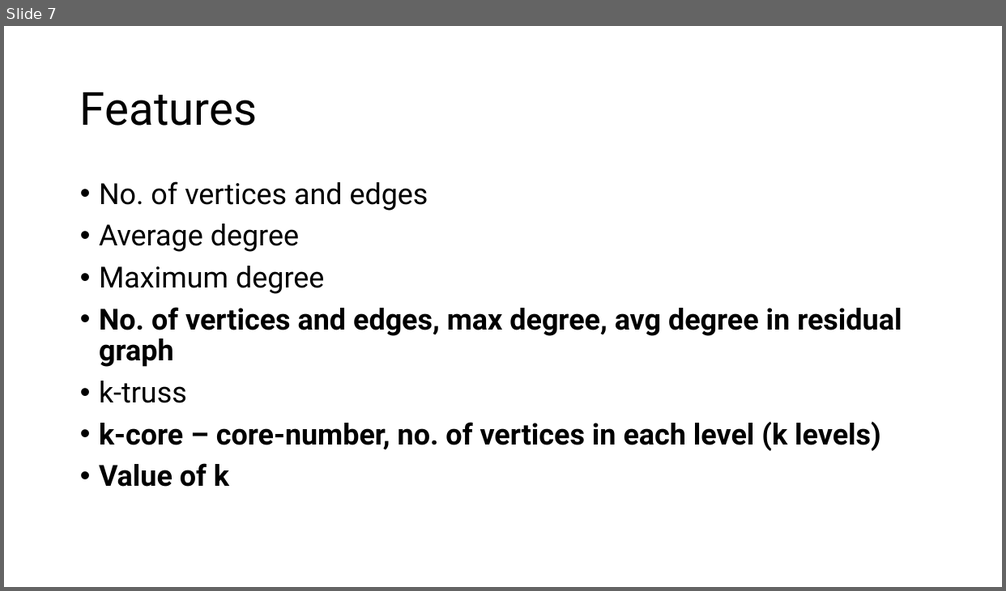
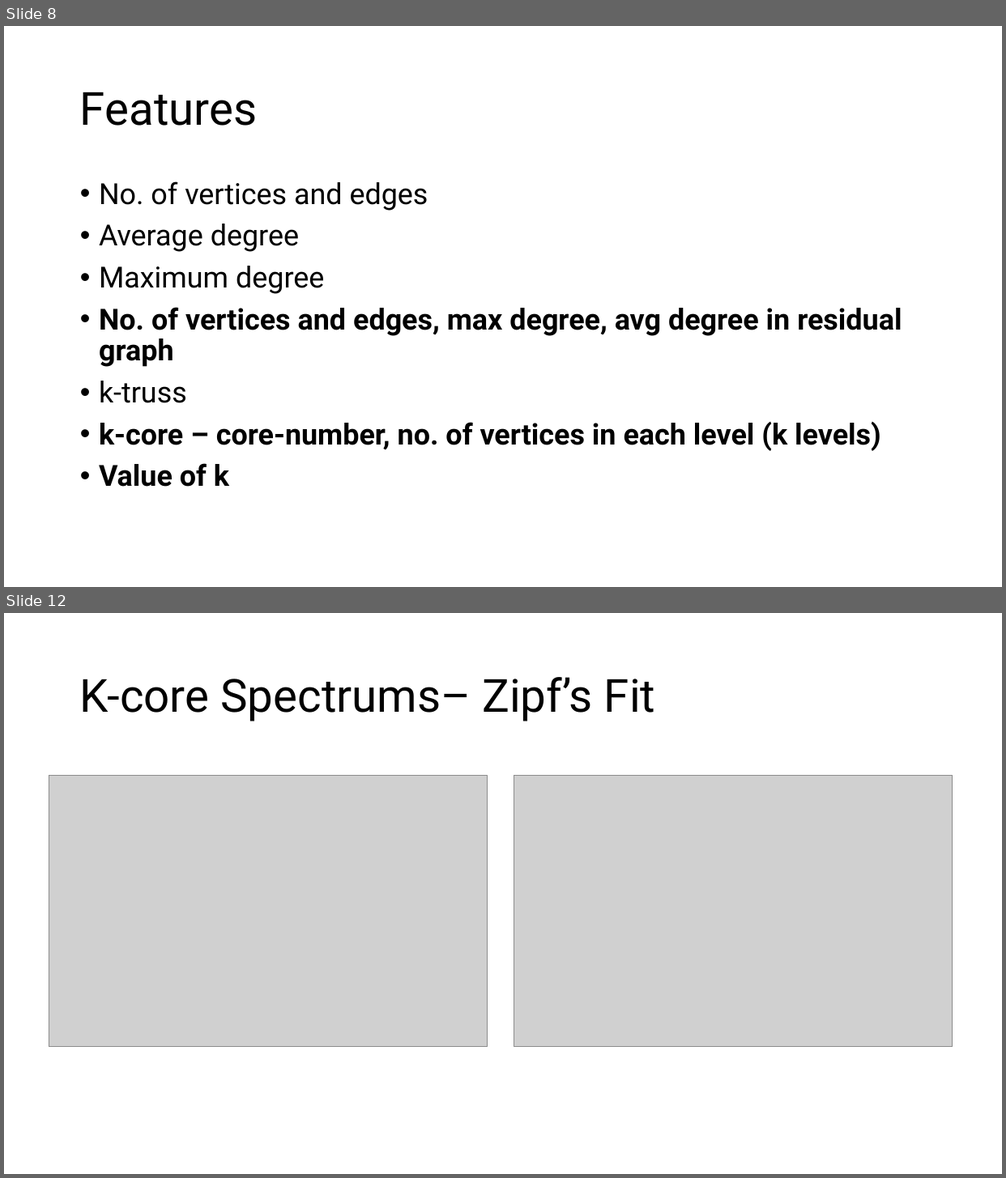
Before and after one commit to akhlaqueak/MaxKPlex, a slide deck: ML integration.pptx. Shown one above the other, each under a label of ours: slide 7 before the commit, slides 8 and 12 after it; the slides between them are not shown. The pictures are 1006x591 and 1006x1178 pixels, drawn with LibreOffice and Linux fonts; fonts in the diff are those of the drawing; grey boxes stand for pictures. Boxes give left, top, right and bottom in pixels: in the first picture for what was removed or moved away, otherwise in the second. Text is boxed around its words. In the diff, an @@ line names an element or a change of style, - is before the commit and + after.

```diff
--- a/ML integration.pptx
+++ b/ML integration.pptx
@@ slide 12 added at [4,613,1002,1174], background #FFFFFF @@
@@ title added at [80,677,655,722], 44 pt, text #000000 @@
+K-core Spectrums– Zipf’s Fit
@@ picture added at [49,776,487,1047] @@
@@ picture added at [514,776,953,1047] @@
@@ what was slide 7 is now slide 8 @@
```
Also in this commit, not shown: 2 slides changed, 4 other slides added, 5 other files.
